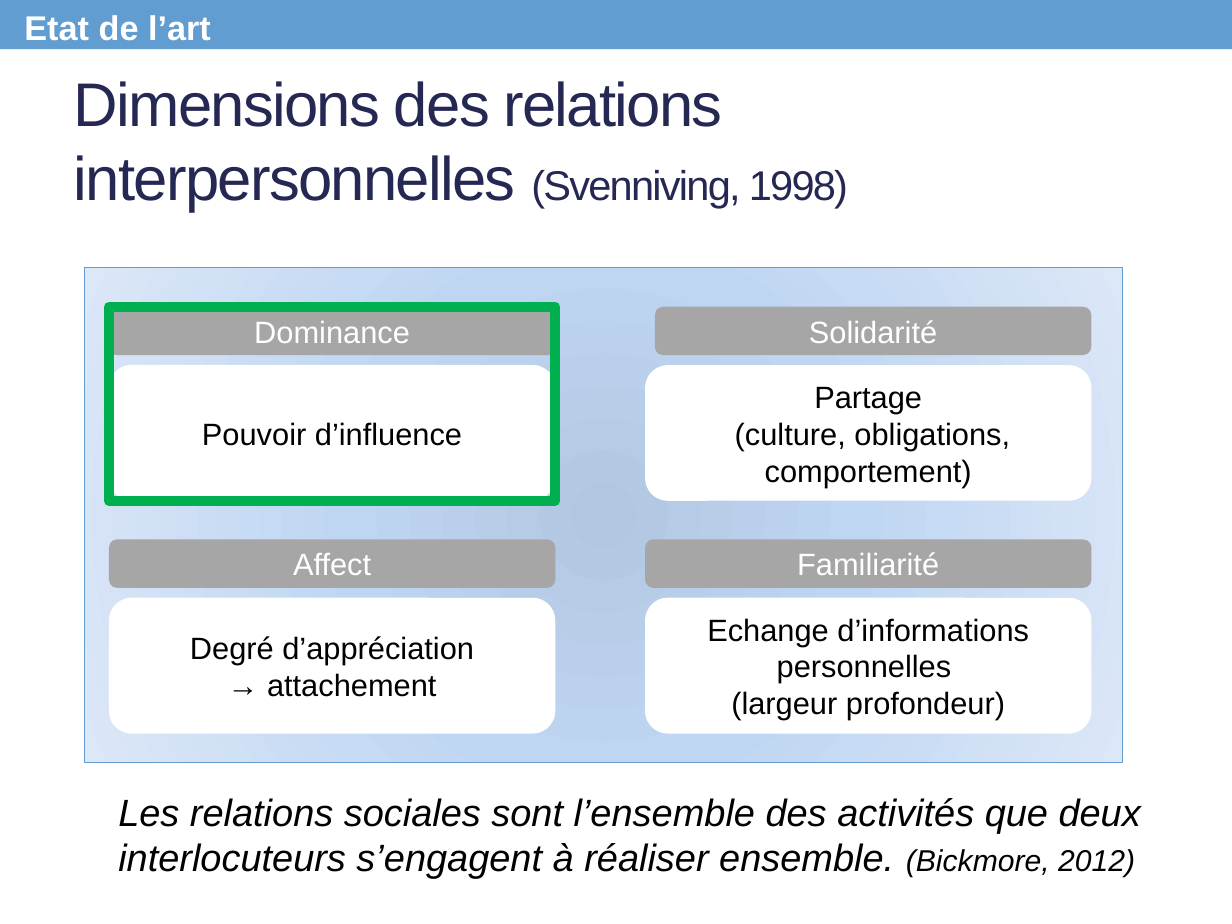
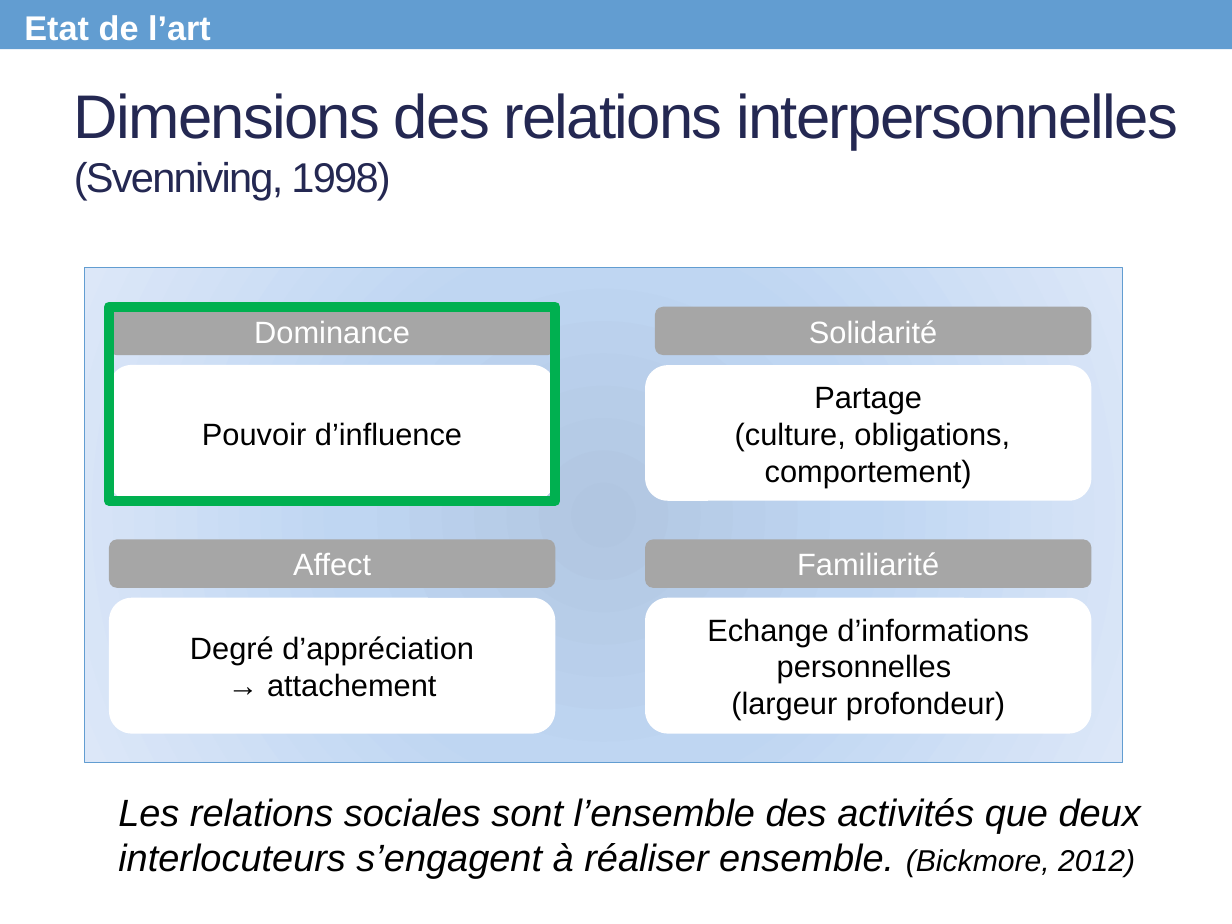
Before and after one commit to Olydia/Discolog, a slide deck: slide 9 of papers/Presentations/CPU_Presentation.pptx. Drawn at 1232x924 pixels with LibreOffice and Linux fonts; fonts in the diff are those of the drawing. Boxes give left, top, right and bottom in pixels: in the first picture for what was removed or moved away, otherwise in the second. Text is boxed around its words. In the diff, an @@ line names an element or a change of style, - is before the commit and + after.

```diff
--- a/papers/Presentations/CPU_Presentation.pptx
+++ b/papers/Presentations/CPU_Presentation.pptx
@@ title "Dimensions des relations interpersonnelles (Svenniving, ..." rewrapped from [74, 81, 848, 211] to [74, 93, 1178, 200] @@
```
Also in this commit, not shown: 6 other slides changed, 2 other files.
